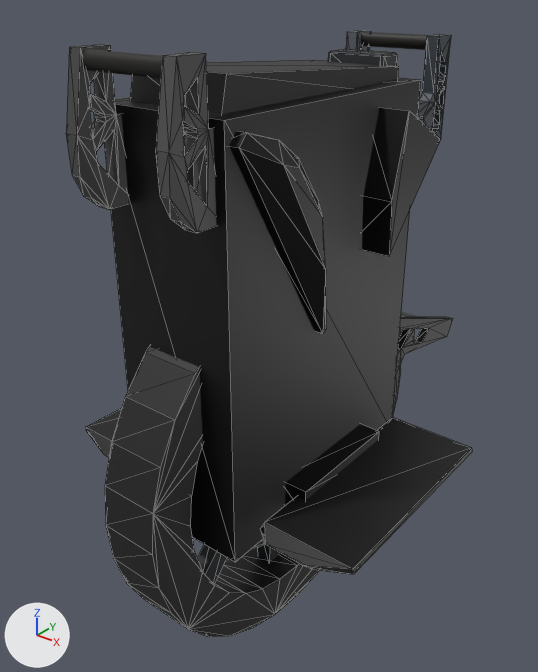
What one commit did to the glTF model assets/monowheel2.glb.
Camera for both pictures: a 50 mm lens placed at (2.96, -3.79, 4.73), pointed at (-0.23, 0.19, 2.26). Every picture has the same lights, and +X, +Y and +Z are marked at lower left. Mesh edges are drawn as thin lines on the coarser meshes. Where no turn or scale is listed for an object, it has been applied to the vertices. Vertices at the same position are counted once.

The first picture shows 'Куб', 'Куб.001', 'Куб.002', 'Куб.006', 'Куб.007', 'Куб.009', 'Куб.012', 'Куб.020', 'Куб.021', 'Куб.023', 'Куб.025', 'Цилиндр.001'.
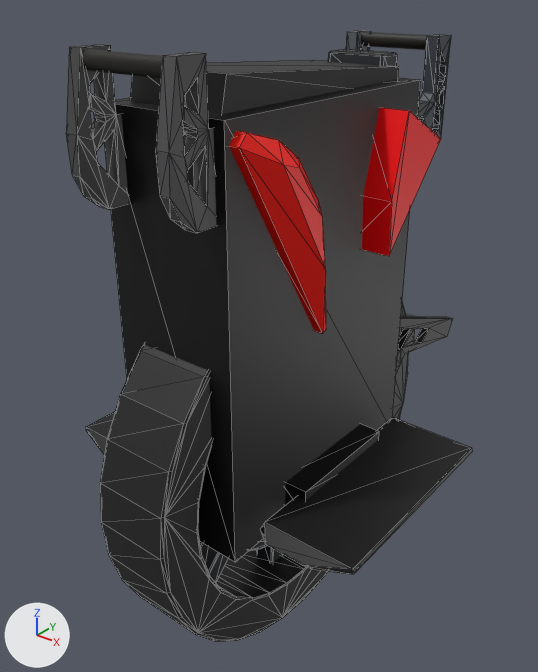
Location of each change, (x1, y1, x2, y2) in pixels of the pictures (538 x 672 px; the box of a moved part takes in the faces that stretch with it):
'Куб.012', reshaped, rescaled: before (105, 329, 401, 637); after (100, 301, 408, 642)
'Куб.025', recoloured (black to red): (229, 131, 326, 334) in both
'Куб.023', recoloured (black to red): (362, 107, 441, 256) in both
part 1 of me_куб_022, rebuilt: before (253, 539, 265, 548); after (249, 539, 267, 551)
part 2 of me_куб_022, rebuilt: before (197, 544, 227, 581); after (201, 544, 229, 582)
part 3 of me_куб_022, rebuilt (12% wider): before (258, 544, 281, 562); after (257, 546, 283, 563)
part 4 of me_куб_022, moved or reshaped: before (105, 329, 401, 637); after (100, 301, 408, 642)

The change, as a list of edits to the scene's bpy script:
```text
Change mat_материал_003:
    mat_материал_003.base_color: (0.0, 0.0, 0.0) -> (1.0, 0.0, 0.00214)  # black #000000 -> red #ff0007
Change mat_материал_002:
    mat_материал_002.base_color: (0.0, 0.0, 0.0) -> (1.0, 0.00676, 0.0)  # black #000000 -> red #ff1400
Change me_куб_022:
    used by ob_куб_012; parent = ob_куб; location = (-0.0864, 1.07, -1.575); rotation_euler = (1.57, 0.0, -3.142), in degrees (90, 0, -180); scale = (0.138, 0.0879, 0.22)
    remove me_куб_022.from_pydata(...)  # 232 vertices, 440 faces; spans x -4.0..2.8, y -17.1..17.5, z -11.6..2.2
    add me_куб_022.from_pydata(...)  # 504 vertices, 984 faces; spans x -4.0..2.8, y -17.1..17.5, z -11.6..2.2
    me_куб_022 part 1: the loose piece of 64 vertices spanning x -1.8..2.0, y -10.0..10.4, z -8.8..-0.6 is rebuilt with 128 vertices and now spans x -1.8..2.0, y -10.0..10.4, z -8.8..-0.6
    me_куб_022 part 2: the loose piece of 8 vertices spanning x -1.0..1.0, y -10.4..-5.5, z -9.0..-7.0 is rebuilt with 24 vertices and now spans x -1.0..1.0, y -10.4..-5.6, z -9.0..-7.0
    me_куб_022 part 3: the loose piece of 8 vertices spanning x -1.0..1.0, y -13.7..-8.7, z -5.3..-4.5 is rebuilt with 24 vertices and now spans x -1.0..1.0, y -13.7..-8.7, z -5.3..-4.5
    me_куб_022 part 4: 1 vertex moved within x -4.0, y -12.3, z -6.8; 127 vertices removed from x -4.0..2.8, y -17.1..17.5, z -11.6..2.2; 255 vertices added at x -4.0..2.8, y -17.1..17.5, z -11.6..2.2
Change ob_куб_012:
    ob_куб_012.scale: (0.138, 0.0879, 0.22) -> (0.18, 0.0879, 0.22)
```
